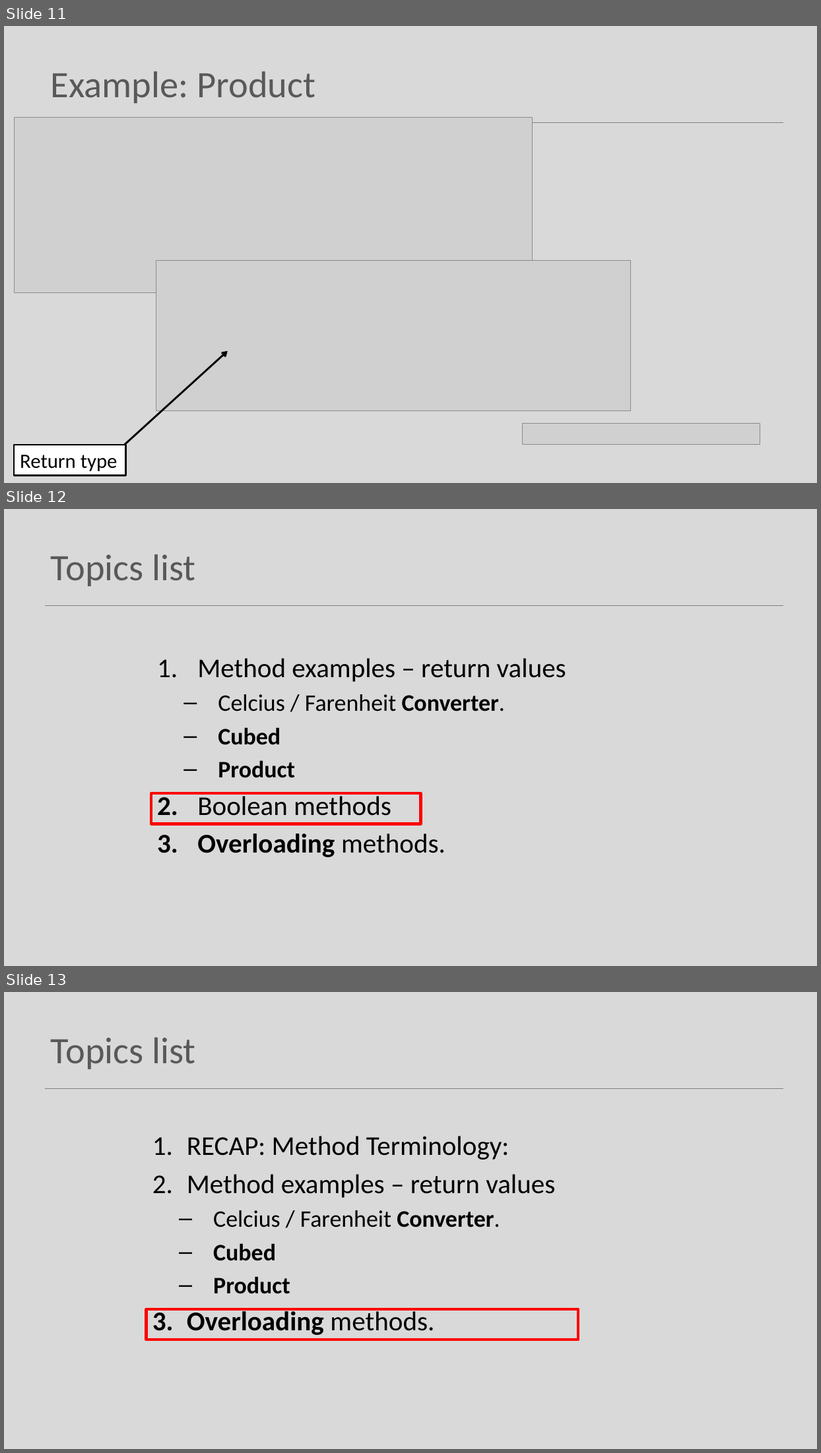
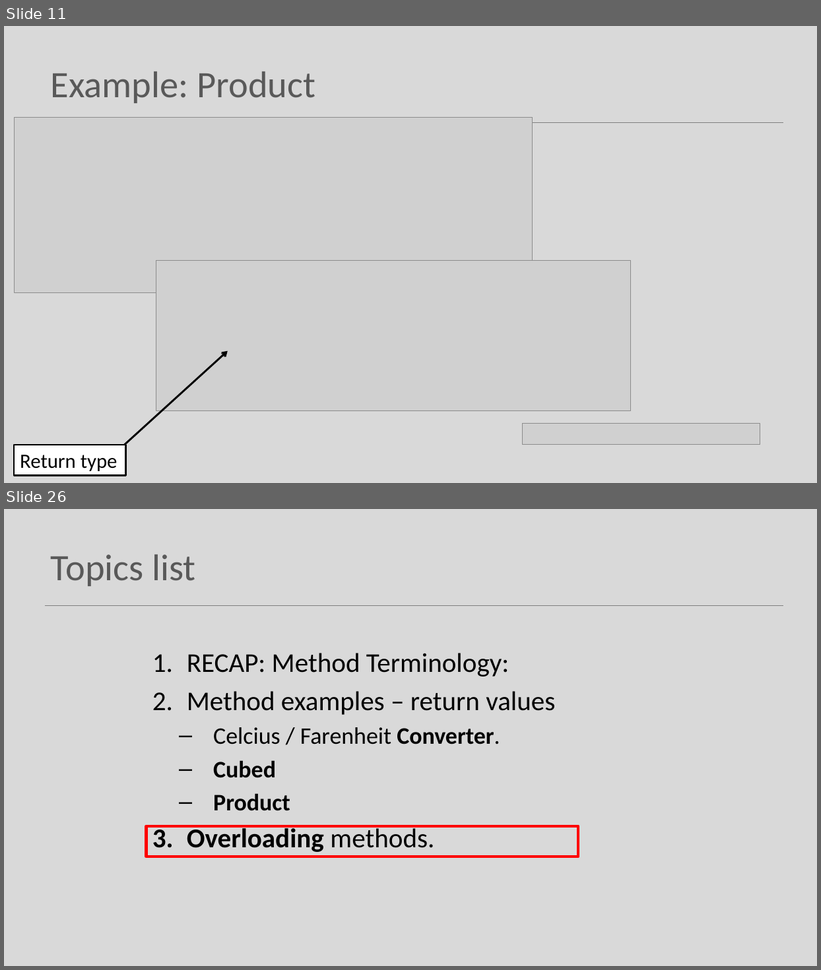
Before and after one commit to Programming-Fundamentals-SETU/prog-fund-1-sept-25, a slide deck: topic07-methods/unit-1/talk-5-more-on-methods/e-more-on-methods.pptx. Shown one above the other, each under a label of ours: slides 11, 12 and 13 before the commit, slides 11 and 26 after it; the slides between them are not shown. The pictures are 821x1453 and 821x970 pixels, drawn with LibreOffice and Linux fonts; fonts in the diff are those of the drawing; grey boxes stand for pictures. Boxes give left, top, right and bottom in pixels: in the first picture for what was removed or moved away, otherwise in the second. Text is boxed around its words. In the diff, an @@ line names an element or a change of style, - is before the commit and + after.

```diff
--- a/topic07-methods/unit-1/talk-5-more-on-methods/e-more-on-methods.pptx
+++ b/topic07-methods/unit-1/talk-5-more-on-methods/e-more-on-methods.pptx
@@ slide 12 removed at [4,509,817,966], background #D9D9D9; not listed: 1 template element that a slide beside it also shows @@
@@ title removed at [51,555,195,586] @@
-Topics list
@@ text removed at [197,658,566,857] @@
-1. Method examples – return values
-  – Celcius / Farenheit Converter.
-  – Cubed
-  – Product
-2. Boolean methods
-3. Overloading methods.
@@ rectangle removed at [152,794,421,824] @@
@@ what was slide 13 is now slide 26 @@
```
Also in this commit, not shown: 13 slides added, 4 other files.
